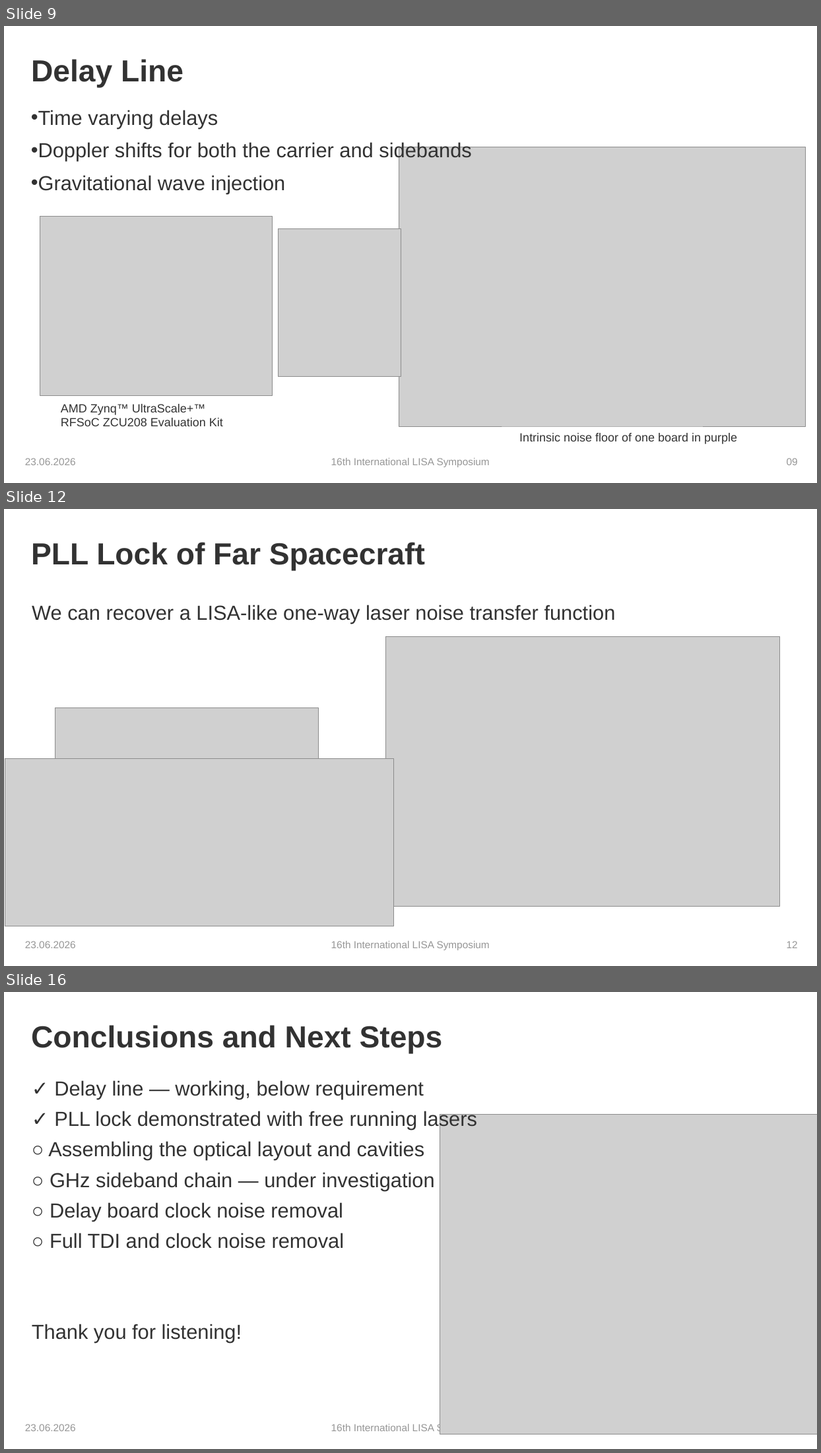
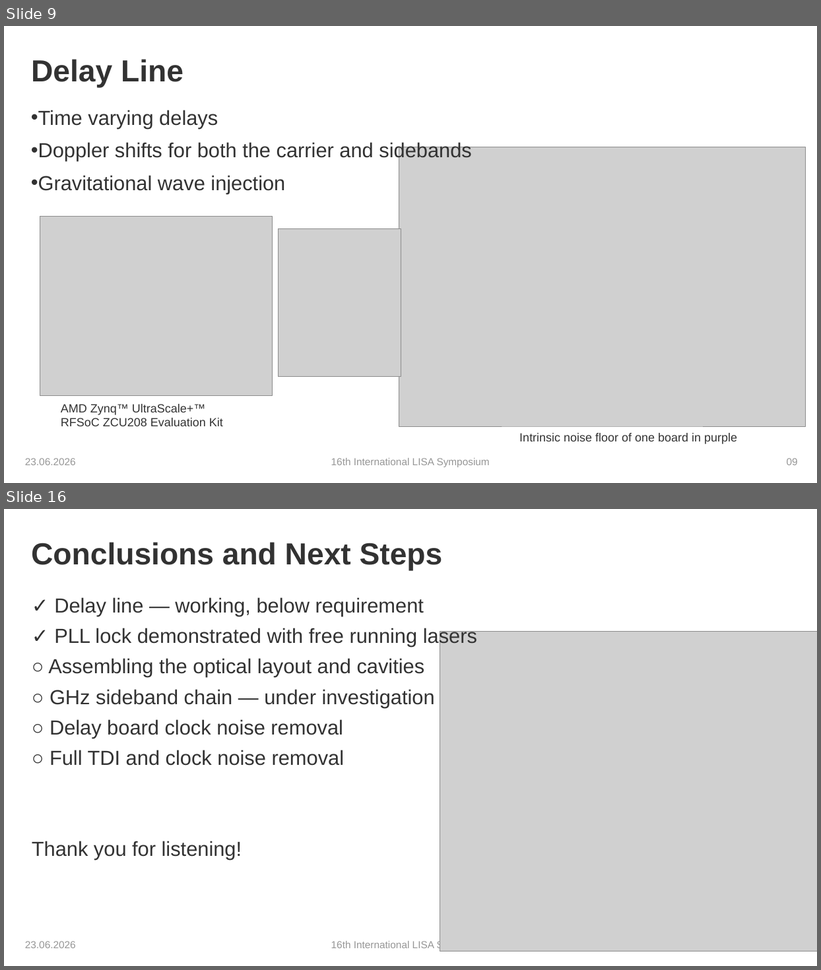
Before and after one commit to karinkruuse/Esitlused, a slide deck: Kruuse_Symposium_2026 - Copy 1.pptx. Shown one above the other, each under a label of ours: slides 9, 12 and 16 before the commit, slides 9 and 16 after it; the slides between them are not shown. The pictures are 821x1453 and 821x970 pixels, drawn with LibreOffice and Linux fonts; fonts in the diff are those of the drawing; grey boxes stand for pictures; background and template pictures are left out. Boxes give left, top, right and bottom in pixels: in the first picture for what was removed or moved away, otherwise in the second. Text is boxed around its words. In the diff, an @@ line names an element or a change of style, - is before the commit and + after.

```diff
--- a/Kruuse_Symposium_2026 - Copy 1.pptx
+++ b/Kruuse_Symposium_2026 - Copy 1.pptx
@@ slide 12 removed at (4, 509, 817, 966), background #FFFFFF @@
@@ title removed at (31, 542, 425, 570) @@
-PLL Lock of Far Spacecraft
@@ text removed at (32, 605, 616, 623) @@
-We can recover a LISA-like one-way laser noise transfer function
@@ picture removed at (386, 636, 780, 907) @@
@@ picture removed at (55, 708, 319, 758) @@
@@ picture removed at (5, 758, 395, 926) @@
@@ text removed at (25, 941, 76, 949) @@
-23.06.2026
@@ text removed at (331, 941, 490, 951) @@
-16th International LISA Symposium
@@ page number removed at (787, 941, 798, 949) @@
-12
```
Also in this commit, not shown: 6 slides changed.
